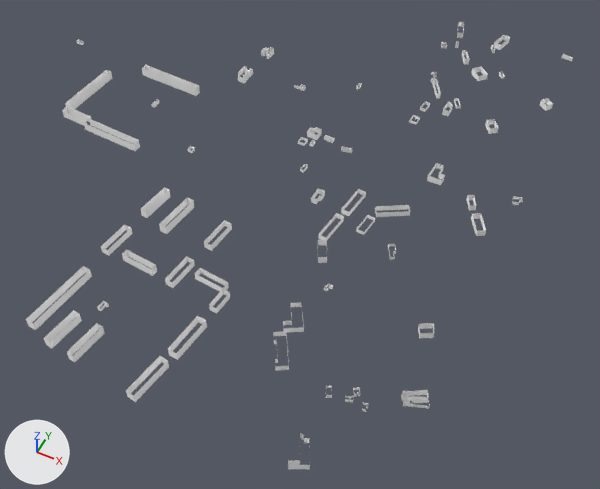
The glTF model MapData/meshes/bld_khrush_2_2.glb, before and after one commit.
Camera for both pictures: a 50 mm lens placed at (1110.0, -453.0, 1079.0), pointed at (672.0, 423.0, -16.0). Arrows for +X, +Y and +Z are at lower left; the lights stay in place. The first picture is the older version. Vertices at exactly the same position are counted once.

Objects in the first picture: 'geometry_0'.
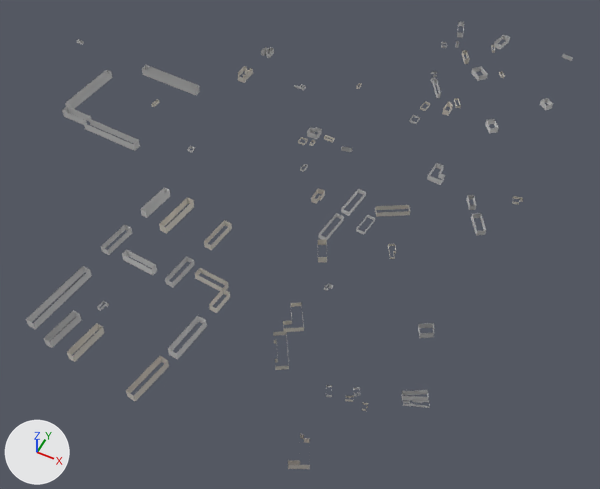
Where the change shows, as pixel boxes [x1, y1, x2, y2] in the pictures (600 x 489 px):
'geometry_0', recoloured: [26, 21, 573, 469] in both

The change, as a list of edits to the scene's bpy script:
```text
Change mat_bld_khrush:
    where n0 = _N.new('ShaderNodeBsdfPrincipled'); n0.name = 'Principled BSDF'
    remove n0.inputs[0].default_value = (1.0, 1.0, 1.0, 1.0)  # 'Base Color', white #ffffff
    add n2 = _N.new('ShaderNodeVertexColor'); n2.name = 'Color Attribute'
    add _L.new(n2.outputs[0], n0.inputs[0])  # 'Color' to 'Base Color'
Change me_geometry_0:
    used by ob_geometry_0; location = (0.0, 0.0, 0.0)
    remove me_geometry_0.from_pydata(...)  # 762 vertices, 762 faces; spans x 65.0..1004.0, y -22.0..1022.0, z 90.0..112.0
    add me_geometry_0.from_pydata(...)  # 762 vertices, 762 faces; spans x 65.0..1004.0, y -22.0..1022.0, z 91.0..112.0
    me_geometry_0 part 1: vertex colours changed
    edits to the shape of me_geometry_0 do not show in these pictures
```
